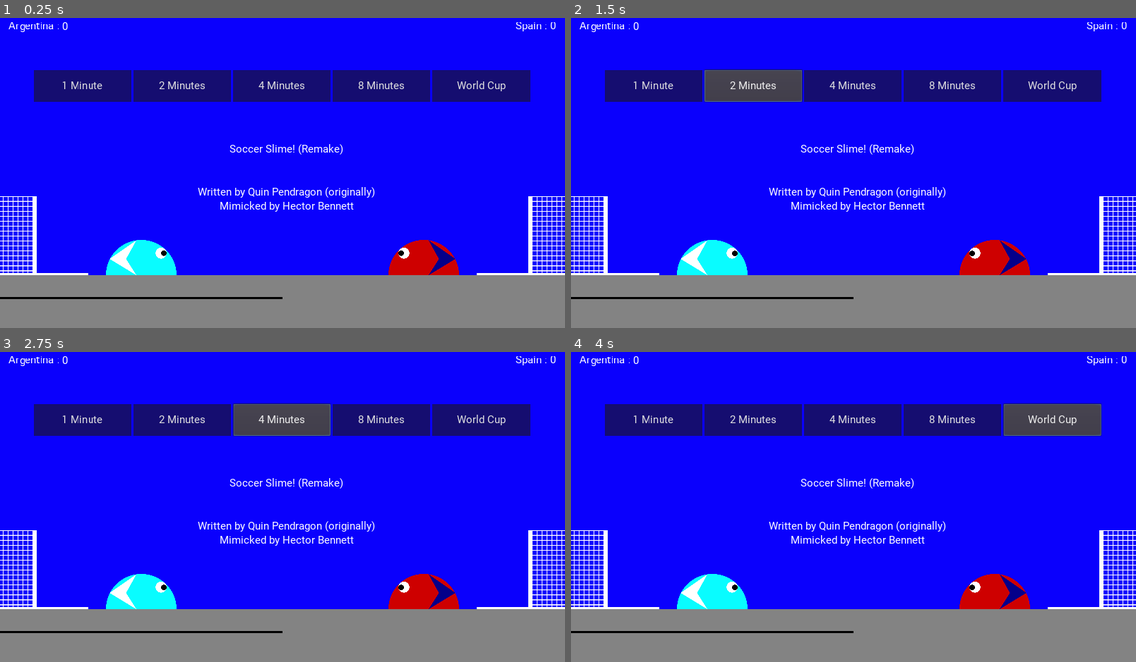
Above: before the commit, frames 1-4 (two rows, left to right).
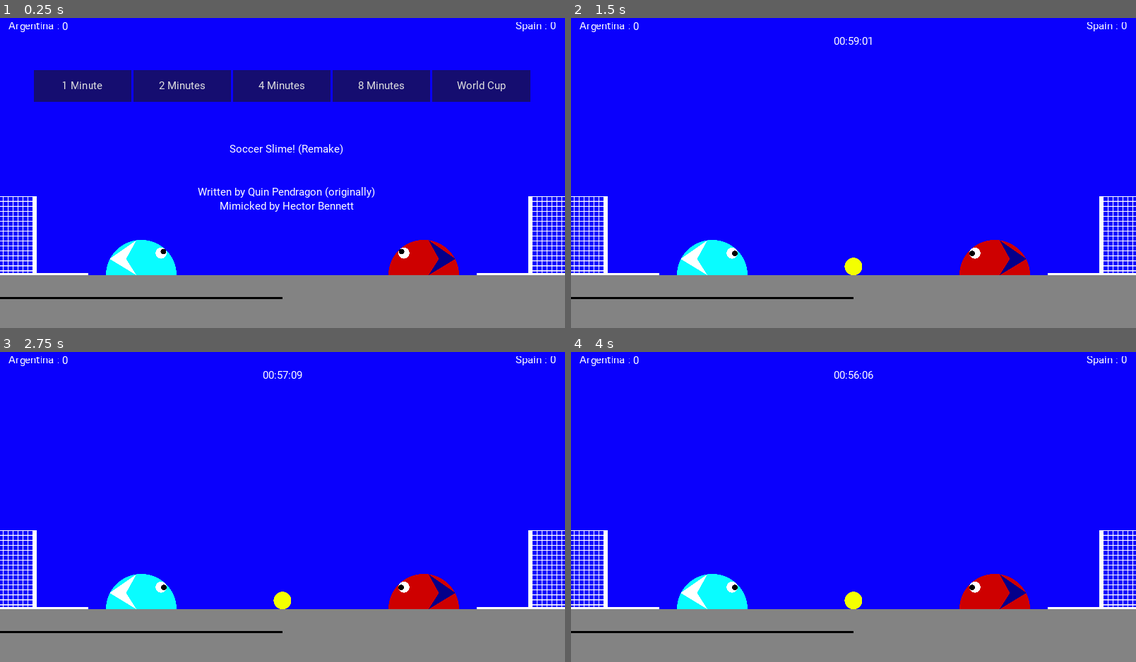
Above: after the commit, the same moments.

Repository: hectorbennett/slime-soccer
Game: Godot game, scene res://src/Main/Game.tscn
Two runs of this game, one before a commit and one after it. Both use one fixed random seed, a clock stepped at 60 frames per second and the inputs below.
Inputs (mouse positions are in pixels of both pictures, inside the frame that each line leads up to):
- Up to frame 1 (0.25 s): no input
- Up to frame 2 (1.5 s): click "1 Minute" at 0.5 s; click (751, 86) at 1.25 s, where only the run before the commit has a clickable "2 Minutes"
- Up to frame 3 (2.75 s): click (282, 420) at 2 s, where only the run before the commit has a clickable "4 Minutes"
- Up to frame 4 (4 s): click (955, 420) at 2.75 s, where only the run before the commit has a clickable "8 Minutes"; click (1051, 420) at 3.5 s, where only the run before the commit has a clickable "World Cup"

The runs differ from the first frame. In frame 1, less than 0.1% of the frame differs, in the area x 19-81%, y 71-83%; in frame 2, 10%, in the area x 6-94%, y 6-83%; in frame 3, 10%; in frame 4, 10%.

Commit message:
fix slimes not changing team

Diff:
--- a/src/Ball/Ball.gd
+++ b/src/Ball/Ball.gd
@@ -25,6 +25,5 @@
 	show()
 	set_mode(RigidBody2D.MODE_RIGID)
 
-
 func _on_Gui_message_completed() -> void:
 	reset()
--- a/src/Gui/Gui.gd
+++ b/src/Gui/Gui.gd
@@ -44,6 +44,14 @@
 
 	$TimerLabel.set_text('{m}:{s}:{ms}'.format({'m': M, 's': S, 'ms': MS}))
 
+func display_message(message: String) -> void:
+	get_tree().paused = true
+	$Message.bbcode_text = '[center]{message}[/center]'.format({'message': message})
+	yield(get_tree().create_timer(2.0), "timeout")
+	$Message.text = ""
+	get_tree().paused = false
+	emit_signal("message_completed")
+
 func _on_1Min_button_up():
 	emit_signal('start_game', 600)
 
@@ -83,15 +91,6 @@
 	show_splash()
 	hide_timer()
 
-func display_message(message: String) -> void:
-	get_tree().paused = true
-	$Message.bbcode_text = '[center]{message}[/center]'.format({'message': message})
-	yield(get_tree().create_timer(2.0), "timeout")
-	$Message.text = ""
-	get_tree().paused = false
-	emit_signal("message_completed")
-
-
 func _on_GoalLeft_goal_hanging_value_changed(value) -> void:
 	$LeftGoalHangingProgressBar.value = value
 	pass # Replace with function body.
--- a/src/Gui/Gui.tscn
+++ b/src/Gui/Gui.tscn
@@ -8,17 +8,6 @@
 
 [sub_resource type="StyleBoxFlat" id=3]
 bg_color = Color( 0.6, 0.6, 0.6, 0 )
-
-[sub_resource type="GDScript" id=4]
-script/source = "extends RichTextLabel
-
-func display_message(message: String) -> void:
-	self.text = message
-	get_tree().get_root().get_node(\"Game\").freeze_game()
-	yield(get_tree().create_timer(2.0), \"timeout\")
-	self.text = \"\"
-	get_tree().get_root().get_node(\"Game\").unfreeze_game()
-"
 
 [node name="GUI" type="Control"]
 pause_mode = 2
@@ -188,7 +177,6 @@
 margin_right = 176.5
 margin_bottom = -24.0
 bbcode_enabled = true
-script = SubResource( 4 )
 __meta__ = {
 "_edit_use_anchors_": false
 }
--- a/src/Main/Game.gd
+++ b/src/Main/Game.gd
@@ -1,6 +1,5 @@
 extends Node
 
-signal score_changed
 signal game_started
 signal game_ended
 
--- a/src/Main/Game.tscn
+++ b/src/Main/Game.tscn
@@ -110,6 +110,9 @@
 
 [node name="Gui" parent="." instance=ExtResource( 11 )]
 
+[connection signal="game_ended" from="." to="Gui" method="_on_Game_game_ended"]
+[connection signal="game_started" from="." to="Ball" method="_on_Game_game_started"]
+[connection signal="game_started" from="." to="Gui" method="_on_Game_game_started"]
 [connection signal="change_team" from="SlimeLeft" to="Gui" method="_on_SlimeLeft_change_team"]
 [connection signal="change_team" from="SlimeRight" to="Gui" method="_on_SlimeRight_change_team"]
 [connection signal="goal_hanged" from="GoalLeft" to="." method="_on_GoalLeft_goal_hanged"]
--- a/src/Slime/Slime.gd
+++ b/src/Slime/Slime.gd
@@ -1,3 +1,5 @@
+# todo: set direction export to be enum
+
 extends KinematicBody2D
 class_name Slime
 
--- a/src/Slime/Slime.tscn
+++ b/src/Slime/Slime.tscn
@@ -7,6 +7,7 @@
 [ext_resource path="res://assets/textures/slimeEye.png" type="Texture" id=5]
 
 [node name="Slime" type="KinematicBody2D"]
+pause_mode = 2
 collision_layer = 0
 script = ExtResource( 4 )
 
Not shown: 1 places in src/Gui/Gui.tscn that only renumber resources
